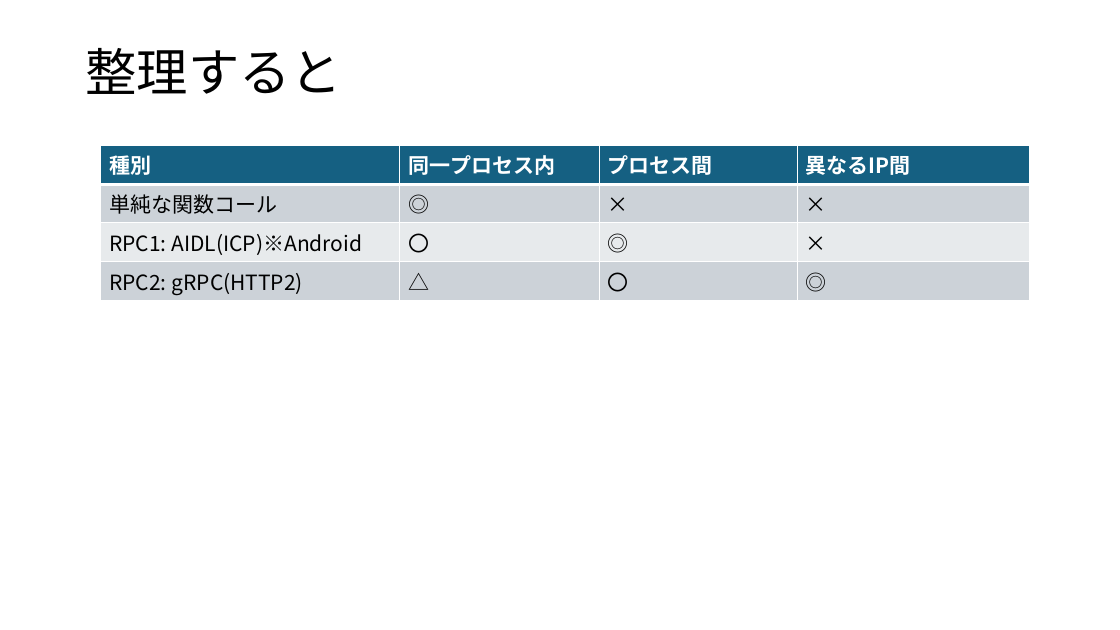
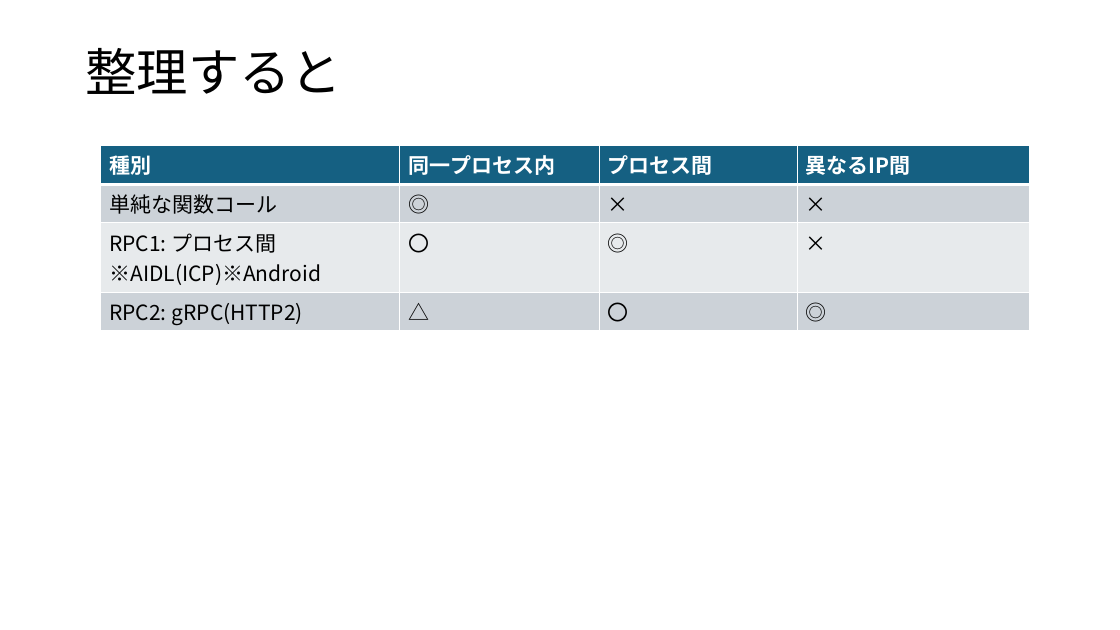
Before and after one commit to koga-miko/misc, a slide deck: slide 4 of raspberry-pi-report/gRPCについて.pptx (slide 8 before the commit). Drawn at 1120x630 pixels with LibreOffice and Linux fonts; fonts in the diff are those of the drawing. Boxes give left, top, right and bottom in pixels: in the first picture for what was removed or moved away, otherwise in the second. Text is boxed around its words. In the diff, an @@ line names an element or a change of style, - is before the commit and + after.

```diff
--- a/raspberry-pi-report/gRPCについて.pptx
+++ b/raspberry-pi-report/gRPCについて.pptx
@@ table at bbox=[101, 145, 1029, 329] @@
-row 3, column 1: RPC1: AIDL(ICP)※Android
+row 3, column 1: RPC1: プロセス間※AIDL(ICP)※Android
```
Also in this commit, not shown: 2 other files.
